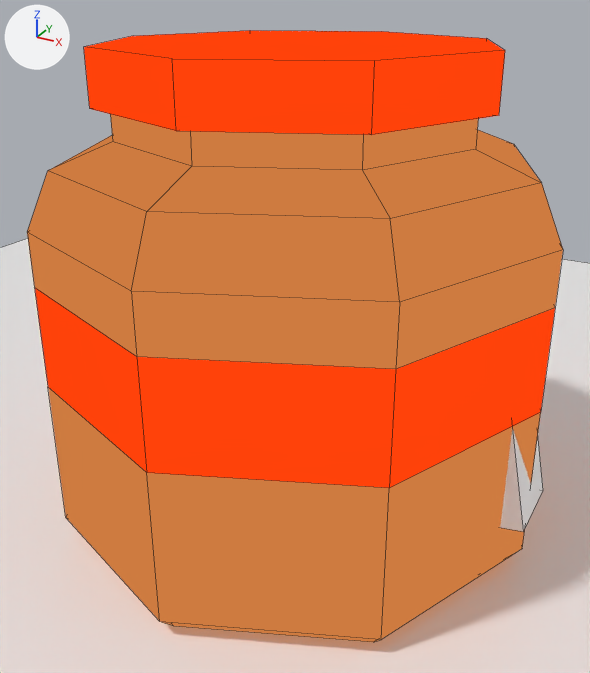
The Blender file BlenderAssets/cinnamon.blend as it was, and as the next commit left it.
Rendered twice from a 50 mm lens placed at (0.369, -0.677, 0.531), pointed at (0.006, -0.017, 0.202). Lighting does not change. The marker at upper left points along +X, +Y and +Z. Mesh edges are drawn as thin lines.
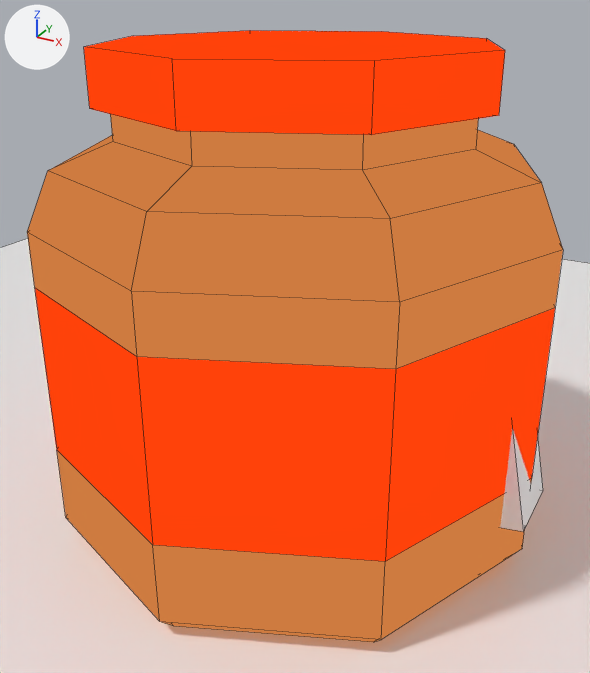
What changed in the scene script:
```text
Change me_δοχείο:
    where me_δοχείο.from_pydata(...)  # 80 vertices, 74 faces; spans x -0.25..0.25, y -0.25..0.25, z 0.0..0.479
    used by ob_cylinder; location = (0.0, 0.0, 0.0)
    before: 48 (0.0, 0.25, 0.172), 51 (0.177, 0.177, 0.172), 52 (-0.177, 0.177, 0.172), 55 (0.25, 0.0, 0.172) at pixel (540, 412), 57 (0.177, -0.177, 0.172) at pixel (389, 488)
    before: 59 (0.0, -0.25, 0.172) at pixel (146, 472), 61 (-0.177, -0.177, 0.172) at pixel (47, 386), 63 (-0.25, 0.0, 0.172)
    me_δοχείο part 1
    add for i in [48, 51, 52, 55, 57, 59, 61, 63]: me_δοχείο.vertices[i].co += Vector((0.0, 0.0, -0.07))
```

Where the change shows, as pixel boxes [x1, y1, x2, y2] in the pictures (590 x 673 px; the box of a moved part takes in the faces that stretch with it):
part 1 of me_δοχείο, moved or reshaped
    both: [35, 288, 555, 639]
